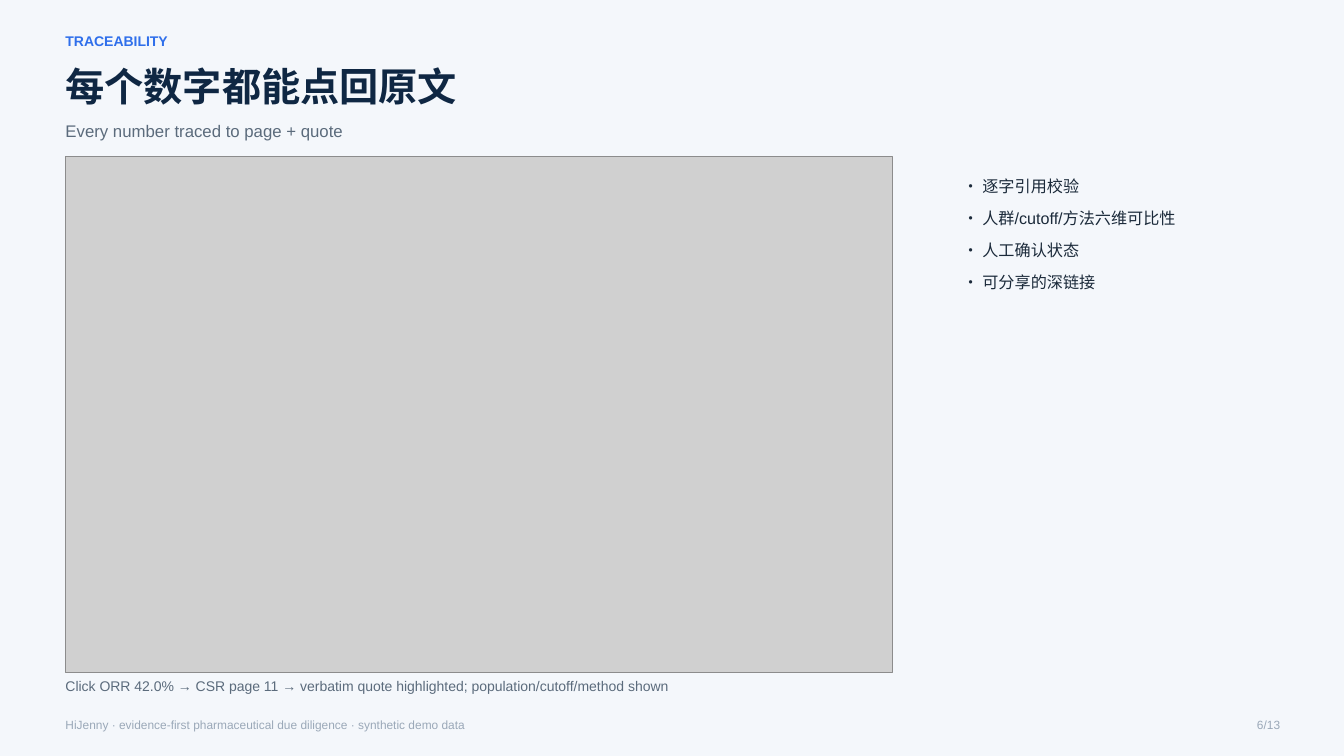
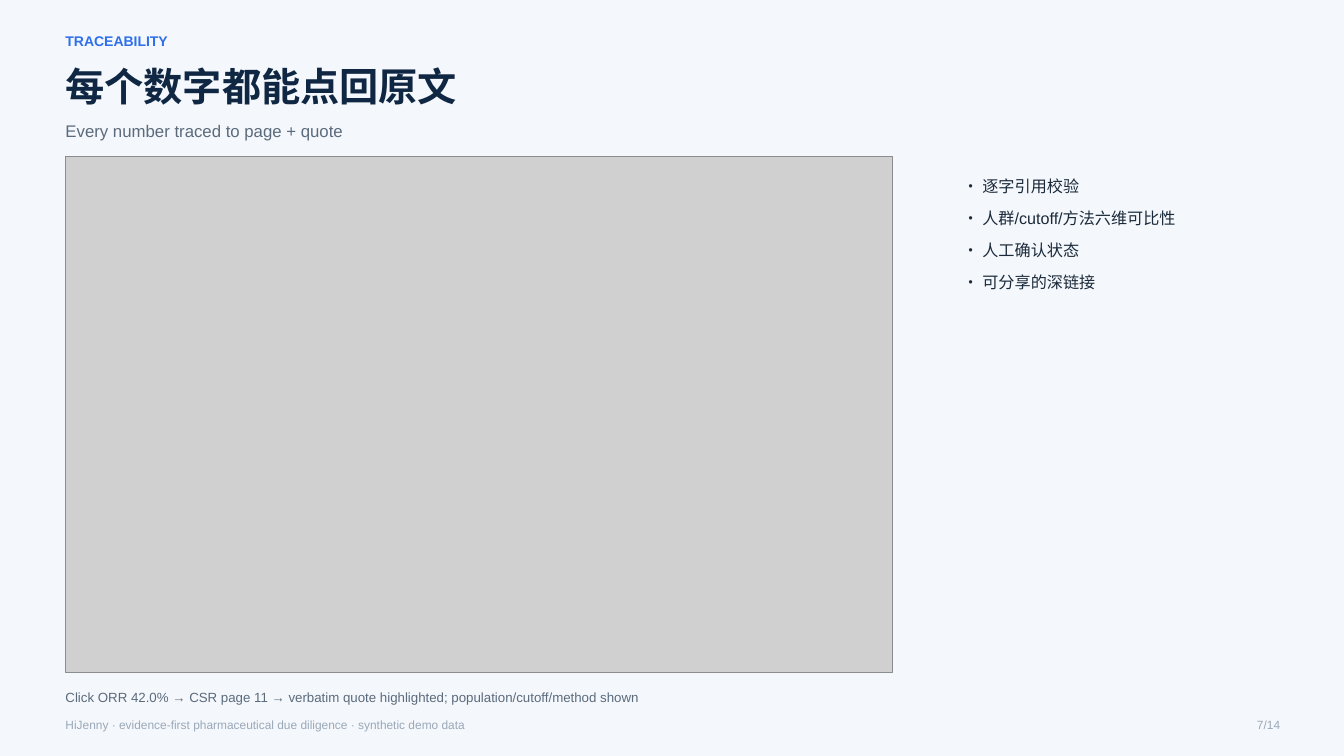
Before and after one commit to james-lebron2000/HiJenny, a slide deck: slide 7 of docs/HiJenny_Pitch.pptx (slide 6 before the commit). Drawn at 1344x756 pixels with LibreOffice and Linux fonts; fonts in the diff are those of the drawing; grey boxes stand for pictures. Boxes give left, top, right and bottom in pixels: in the first picture for what was removed or moved away, otherwise in the second. Text is boxed around its words. In the diff, an @@ line names an element or a change of style, - is before the commit and + after.

```diff
--- a/docs/HiJenny_Pitch.pptx
+++ b/docs/HiJenny_Pitch.pptx
@@ text "Click ORR 42.0% → CSR ...": place and size @@
-text "Click ORR 42.0% → CSR ..." at [65,681,668,694]
+text "Click ORR 42.0% → CSR ..." at [65,692,638,705]
@@ text "Click ORR 42.0% → CSR ..." at [65,692,638,705]: size 10 to 9.5 pt @@
@@ text at [1257,720,1280,729]: text changed @@
-6/13
+7/14
```
Also in this commit, not shown: 12 other slides changed, 1 slide added, 36 other files.
